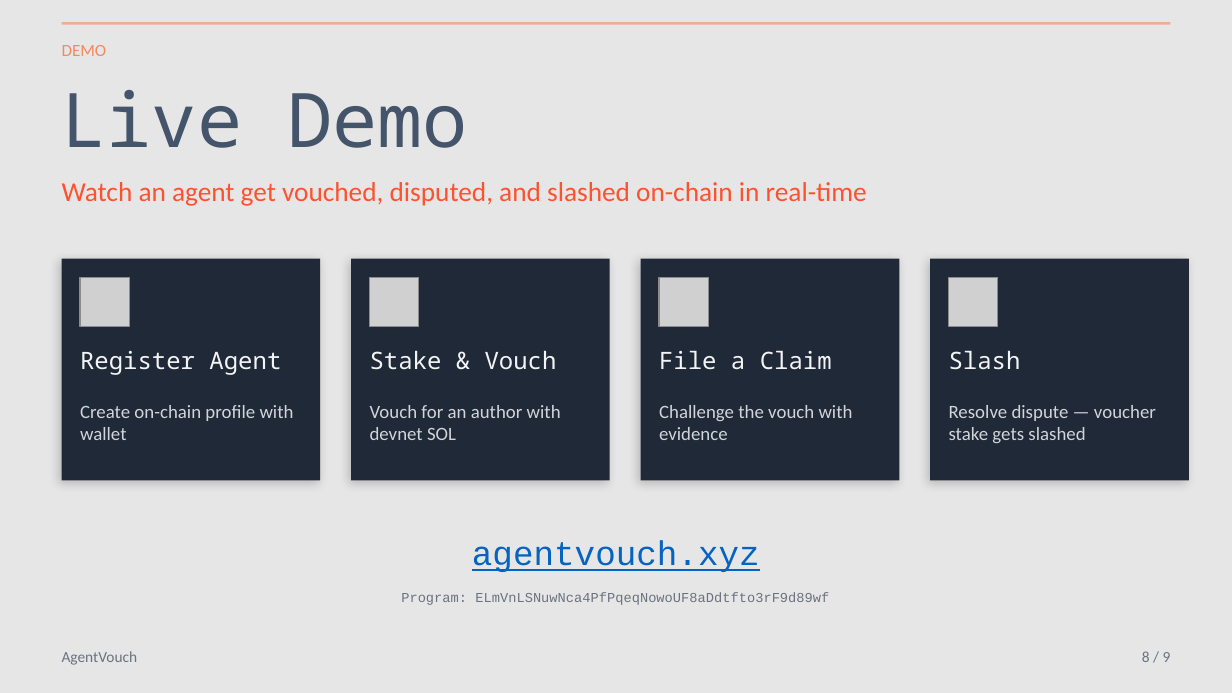
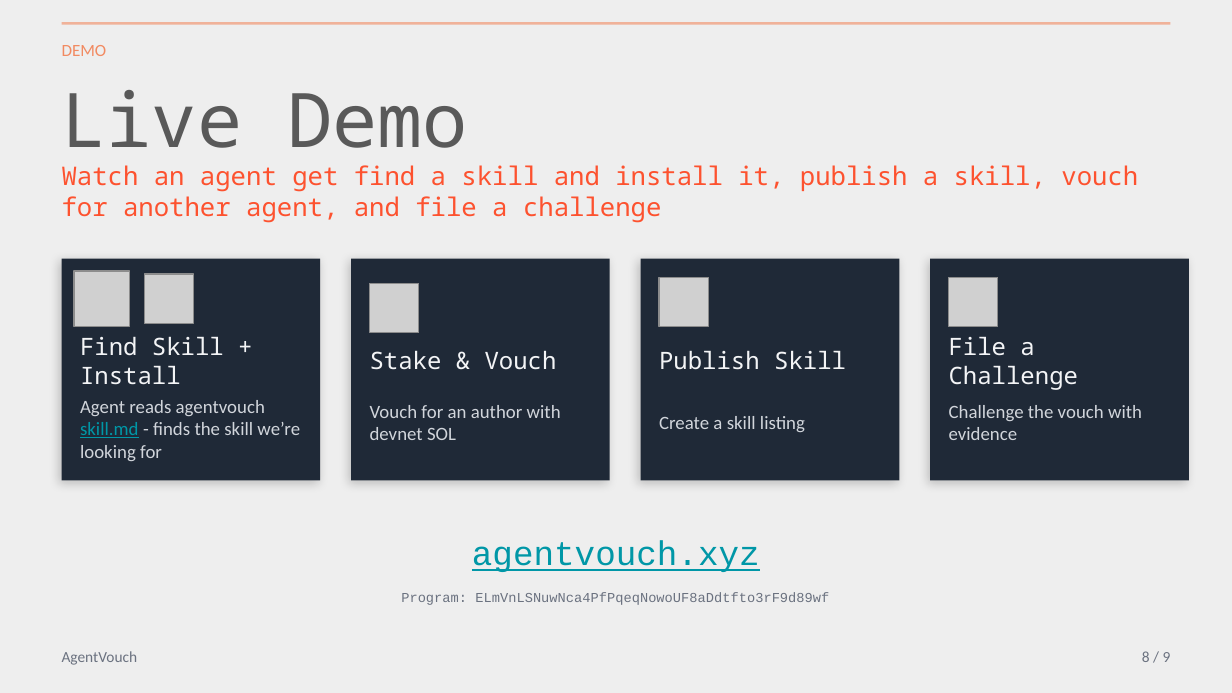
Before and after one commit to dirtybits/agent-reputation-oracle, a slide deck: slide 12 of pitch/AgentVouch_walkthrough.pptx (slide 13 before the commit). Drawn at 1232x693 pixels with LibreOffice and Linux fonts; fonts in the diff are those of the drawing; grey boxes stand for pictures. Boxes give left, top, right and bottom in pixels: in the first picture for what was removed or moved away, otherwise in the second. Text is boxed around its words. In the diff, an @@ line names an element or a change of style, - is before the commit and + after.

```diff
--- a/pitch/AgentVouch_walkthrough.pptx
+++ b/pitch/AgentVouch_walkthrough.pptx
@@ background #E7E6E6 to #EEEEEE @@
@@ text "Live Demo" at (62,90,468,167): text colour #44546A to #595959 @@
@@ text at (62,165,1138,223): text changed; size 16 to 15 pt; font Calibri to Noto Sans Mono @@
-Watch an agent get vouched, disputed, and slashed on-chain in real-time
+Watch an agent get find a skill and install it, publish a skill, vouch for another agent, and file a challenge
@@ picture: place and size @@
-picture at (80,277,129,326)
+picture at (74,271,129,326)
@@ picture added at (144,275,193,324) @@
@@ picture: place and size @@
-picture at (370,277,419,326)
+picture at (370,283,419,333)
@@ text at (80,336,224,385): text changed @@
-Register Agent
+Find Skill + Install
@@ text added at (659,350,846,370), 14 pt, text #F3F4F6 @@
+Publish Skill
@@ text at (949,336,1078,390): text changed @@
-File a Claim
+File a Challenge
@@ text removed at (949,350,1021,370) @@
-Slash
@@ text "Challenge the vouch with evidence": place and size @@
-text "Challenge the vouch with evidence" at (659,405,853,440)
+text "Challenge the vouch with evidence" at (949,405,1142,440)
@@ text removed at (80,405,294,440) @@
-Create on-chain profile with wallet
@@ text added at (80,400,300,461), 11 pt, text #D1D5DB @@
+Agent reads agentvouch skill.md - finds the skill we’re looking for
@@ text added at (659,416,805,432), 11 pt, text #D1D5DB @@
+Create a skill listing
@@ text removed at (949,405,1156,443) @@
-Resolve dispute — voucher stake gets slashed
@@ text "agentvouch.xyz" at (472,540,760,572): text colour #0563C1 to #0097A7 @@
```
Also in this commit, not shown: 13 other slides changed, 3 slides added, 3 slides removed, 1 other file.
